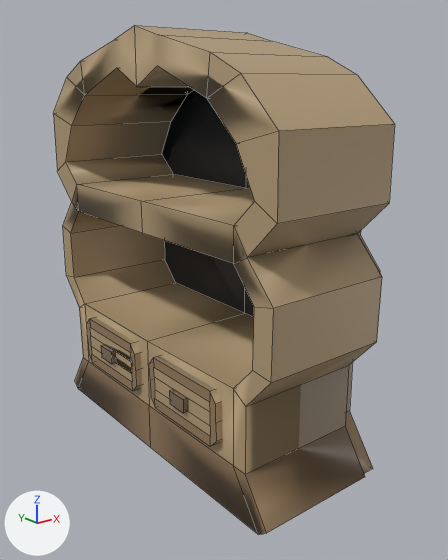
The FBX model Assets/Models/Environment/Cupboard.fbx, before and after one commit.
Before and after are seen from a 50 mm lens placed at (-2.15, -3.54, 2.27), pointed at (0.59, -0.12, 0.9). The lights are fixed; the arrows at lower left show +X, +Y and +Z. Mesh edges are drawn as thin lines.

Before the edit, the objects in view are built like this:
```python
mat_материал = principled_material('Материал')
mat_материал.texture = img_mushroomhead_png
me_плоскость = bpy.data.meshes.new('Плоскость')
me_плоскость.from_pydata(...)  # 195 vertices, 195 faces; spans x -0.08..1.1, y -1.29..1.35, z -0.36..2.62
me_плоскость.materials.append(mat_материал)  # picture img_mushroomhead_png
ob_model = bpy.data.objects.new('Model', me_плоскость)
ob_model.location = (0.0, 0.004, -0.001)
```
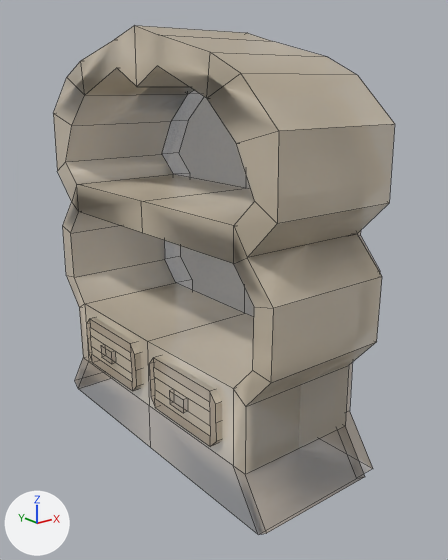
What differs and where, as boxes [x1, y1, x2, y2] in the pictures (448 x 560 px):
'Model', surface changed (brown to grey): [53, 26, 395, 535] in both

What changed in the scene script:
```text
Change img_mushroomhead_png:
    img_mushroomhead_png: load_image('MushroomHead.png', '../../Textures/MushroomHead.png', 1024, 1024, 'sRGB') -> load_image('MushroomHead.png', '../../Textures/MushroomHead.png', 1024, 1024, 'Non-Color')
Change mat_материал:
    add n3 = _N.new('ShaderNodeTexImage'); n3.name = 'Image Texture.001'
    add n3.image = img_mushroomhead_png
    where n0 = _N.new('ShaderNodeBsdfPrincipled'); n0.name = 'Principled BSDF'
    add _L.new(n3.outputs[0], n0.inputs[4])  # 'Color' to 'Alpha'
```
